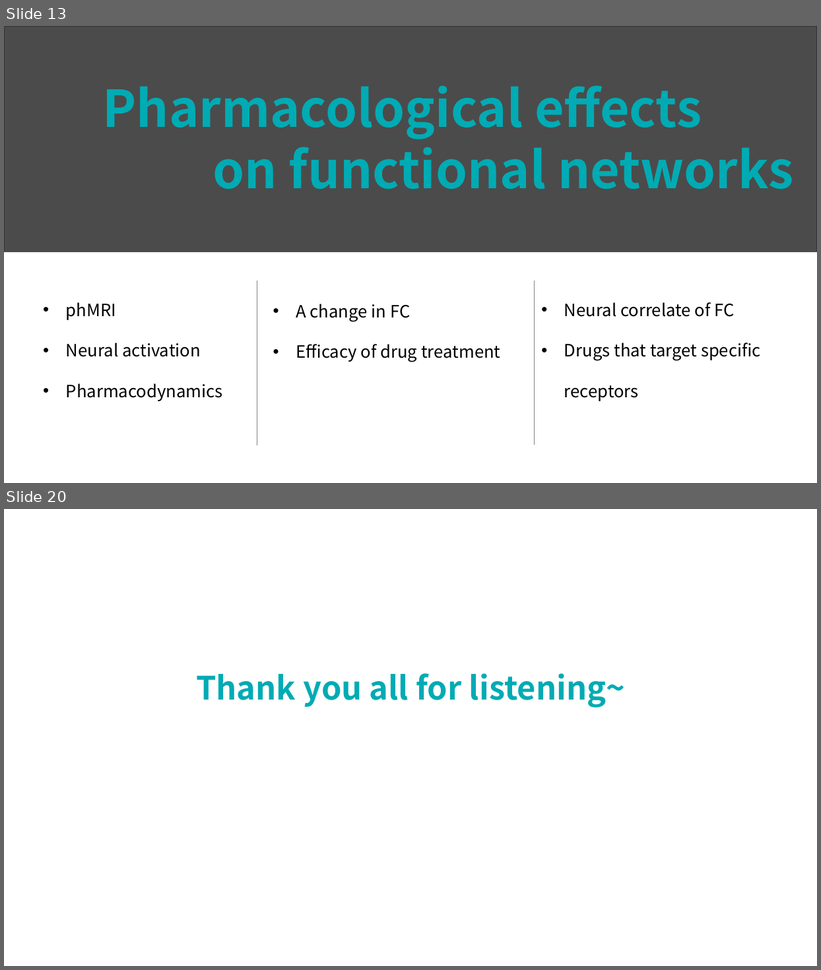
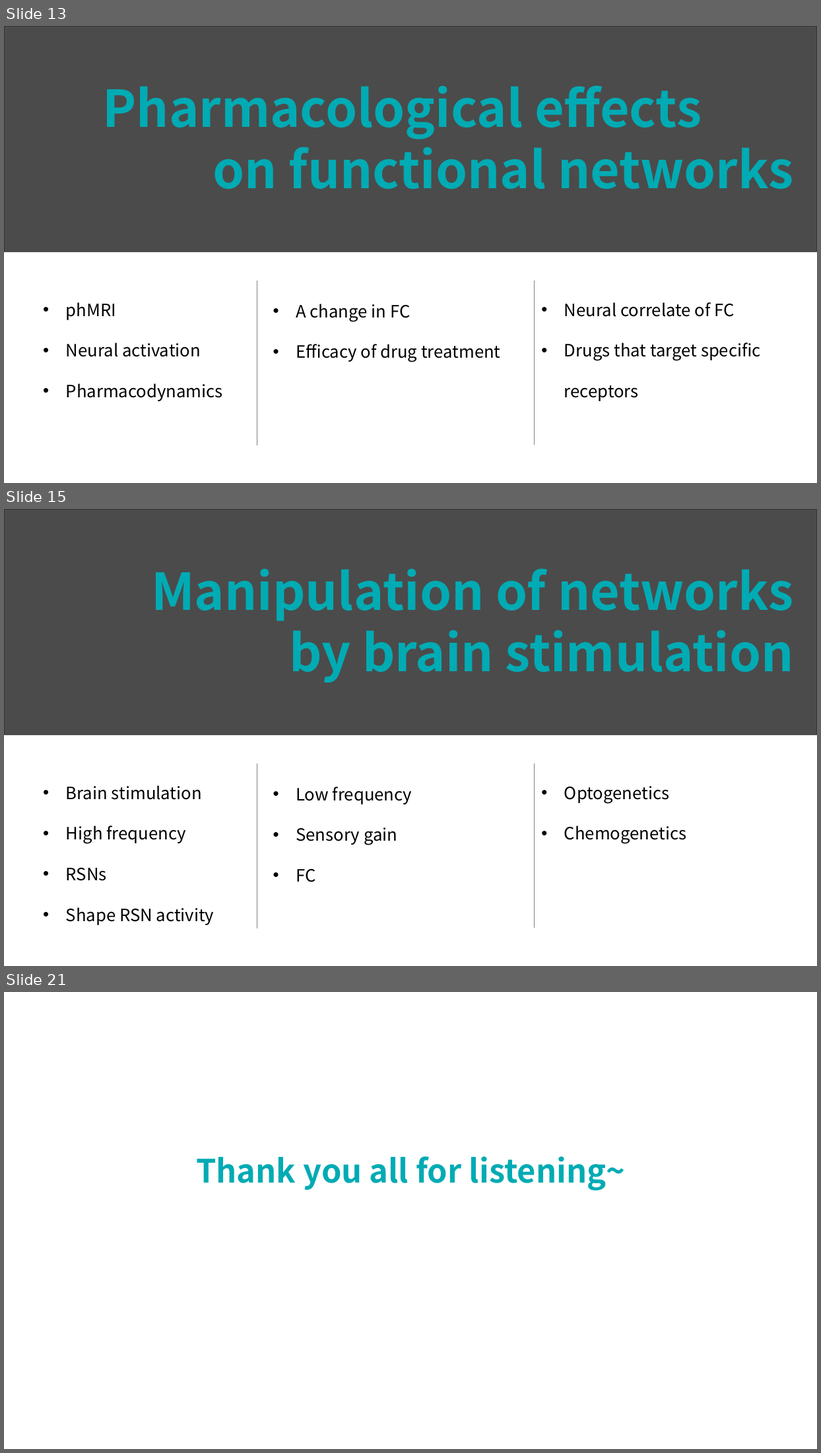
Before and after one commit to lsyoath/sheepy, a slide deck: Papers/啮齿类功能网络及扰动.pptx. Shown one above the other, each under a label of ours: slides 13 and 20 before the commit, slides 13, 15 and 21 after it; the slides between them are not shown. The pictures are 821x970 and 821x1453 pixels, drawn with LibreOffice and Linux fonts; fonts in the diff are those of the drawing; grey boxes stand for pictures. Boxes give left, top, right and bottom in pixels: in the first picture for what was removed or moved away, otherwise in the second. Text is boxed around its words. In the diff, an @@ line names an element or a change of style, - is before the commit and + after.

```diff
--- a/Papers/啮齿类功能网络及扰动.pptx
+++ b/Papers/啮齿类功能网络及扰动.pptx
@@ slide 15 added at (4, 509, 817, 966), background #FFFFFF @@
@@ picture added at (4, 509, 817, 735) @@
@@ rectangle added at (4, 509, 817, 735), fill #000000 at 64% opacity @@
@@ text added at (151, 568, 794, 683), 60 pt, text #00ABB4, bold @@
+Manipulation of networks by brain stimulation
@@ line added from (257, 764) to (257, 929), #808080 0.5 pt @@
@@ line added from (534, 764) to (534, 928), #808080 0.5 pt @@
@@ text added at (66, 786, 215, 925), 20 pt, text #000000 @@
+  • Brain stimulation
+  • High frequency
+  • RSNs
+  • Shape RSN activity
@@ text added at (296, 787, 412, 883), 20 pt, text #000000 @@
+• Low frequency
+• Sensory gain
+• FC
@@ text added at (564, 786, 686, 844), 20 pt, text #000000 @@
+• Optogenetics
+• Chemogenetics
@@ what was slide 20 is now slide 21 @@
```
Also in this commit, not shown: 3 slides changed, 5 other slides added, 5 slides removed.
